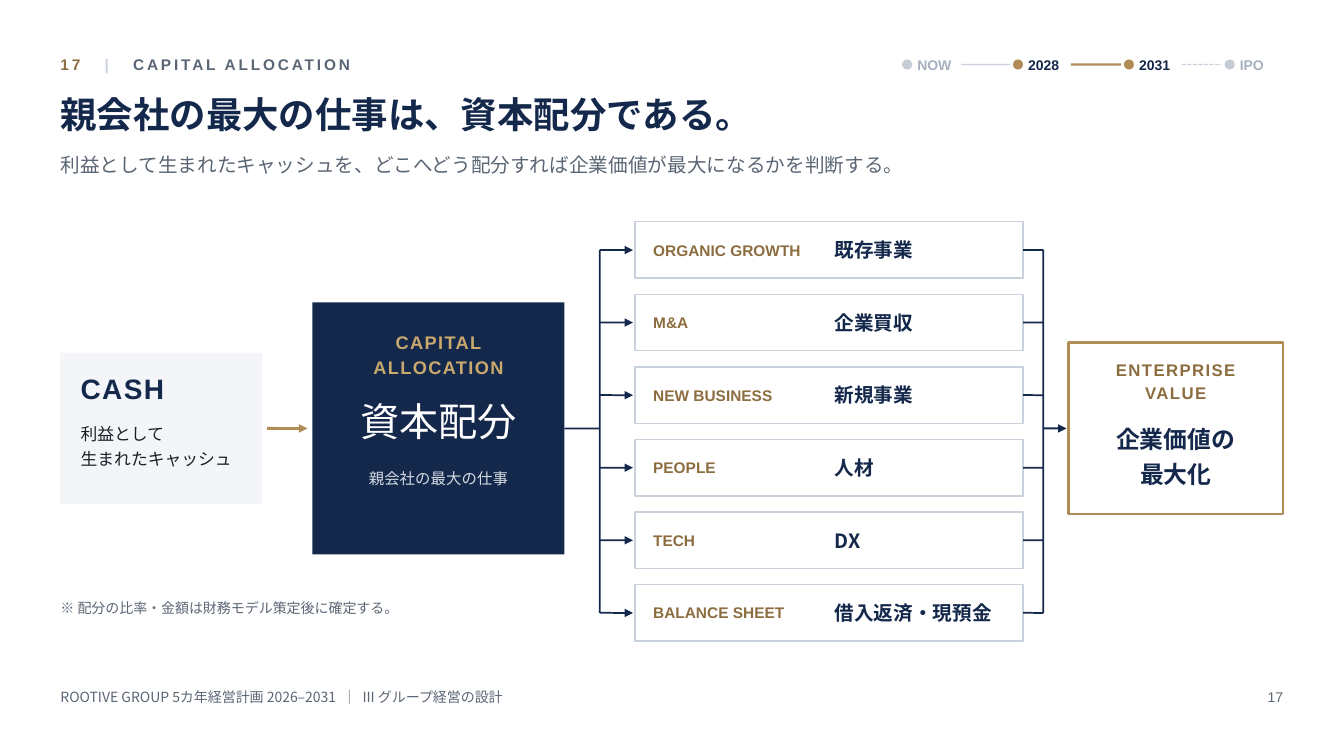
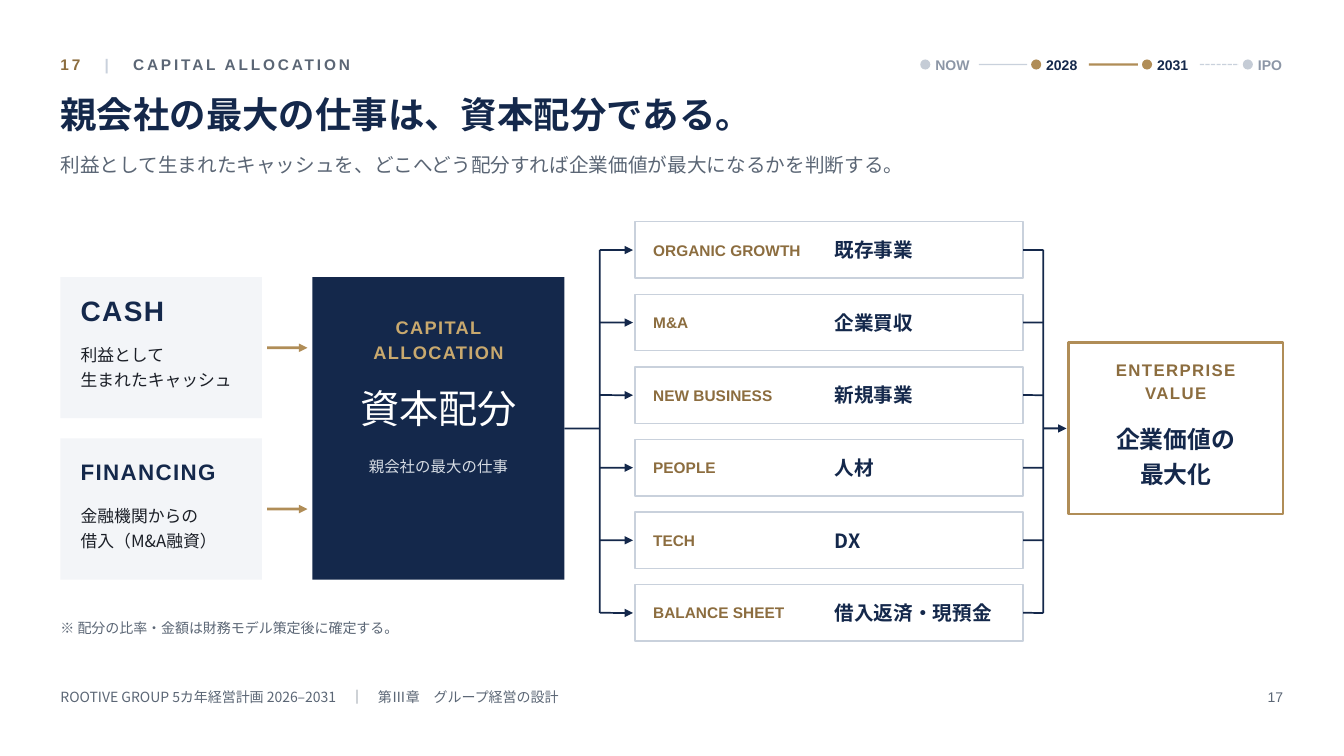
Before and after one commit to rootivebiz-create/ROOTIVE, a slide deck: slide 17 of docs/management-plan/ROOTIVE_GROUP_5year_plan_2026-2031.pptx. Drawn at 1344x756 pixels with LibreOffice and Linux fonts; fonts in the diff are those of the drawing. Boxes give left, top, right and bottom in pixels: in the first picture for what was removed or moved away, otherwise in the second. Text is boxed around its words. In the diff, an @@ line names an element or a change of style, - is before the commit and + after.

```diff
--- a/docs/management-plan/ROOTIVE_GROUP_5year_plan_2026-2031.pptx
+++ b/docs/management-plan/ROOTIVE_GROUP_5year_plan_2026-2031.pptx
@@ text "NOW" at [935, 60, 969, 70]: text colour #A7B0BE to #8C96A6 @@
@@ text "IPO" at [1258, 60, 1282, 70]: text colour #A7B0BE to #8C96A6 @@
@@ text "IPO": place and size @@
-text "IPO" at [1240, 60, 1264, 70]
+text "IPO" at [1258, 60, 1282, 70]
@@ 4 ellipses, 3 texts, 3 lines: place and size @@
-4 ellipses, 3 texts, 3 lines at [902, 59, 1235, 70]
+4 ellipses, 3 texts, 3 lines at [921, 59, 1253, 70]
@@ rectangle: place and size @@
-rectangle at [60, 353, 262, 504]
+rectangle at [60, 277, 262, 418]
@@ text "CASH": place and size @@
-text "CASH" at [81, 379, 165, 400]
+text "CASH" at [81, 301, 165, 322]
@@ rectangle: place and size @@
-rectangle at [313, 302, 565, 555]
+rectangle at [313, 277, 565, 580]
@@ text "CAPITAL": place and size @@
-text "CAPITAL" at [373, 336, 503, 374]
+text "CAPITAL" at [373, 321, 503, 359]
@@ text "利益として": place and size @@
-text "利益として" at [81, 426, 232, 467]
+text "利益として" at [81, 347, 232, 388]
@@ arrow moved from (267, 429) - (308, 429) to (267, 348) - (308, 348) @@
@@ text "資本配分": place and size @@
-text "資本配分" at [360, 403, 517, 439]
+text "資本配分" at [360, 390, 517, 426]
@@ rectangle added at [60, 439, 262, 580], fill #F3F5F8 @@
@@ text added at [81, 464, 216, 481], 16 pt, text #14284B, bold @@
+FINANCING
@@ text "親会社の最大の仕事": place and size @@
-text "親会社の最大の仕事" at [369, 471, 508, 486]
+text "親会社の最大の仕事" at [369, 459, 508, 474]
@@ text added at [81, 508, 217, 549], 12 pt, text #1B1F27 @@
+金融機関からの
+借入（M&A融資）
@@ arrow added from (267, 509) to (308, 509), #B08D57 2 pt @@
@@ text "※ 配分の比率・金額は財務モデル策定後に確定する。": place and size @@
-text "※ 配分の比率・金額は財務モデル策定後に確定する。" at [78, 601, 399, 614]
+text "※ 配分の比率・金額は財務モデル策定後に確定する。" at [78, 621, 399, 634]
@@ text at [60, 690, 559, 703]: text changed @@
-ROOTIVE GROUP 5カ年経営計画 2026–2031 ｜ III グループ経営の設計
+ROOTIVE GROUP 5カ年経営計画 2026–2031 ｜ 第Ⅲ章 グループ経営の設計
```
Also in this commit, not shown: 23 other slides changed, 2 other files.
